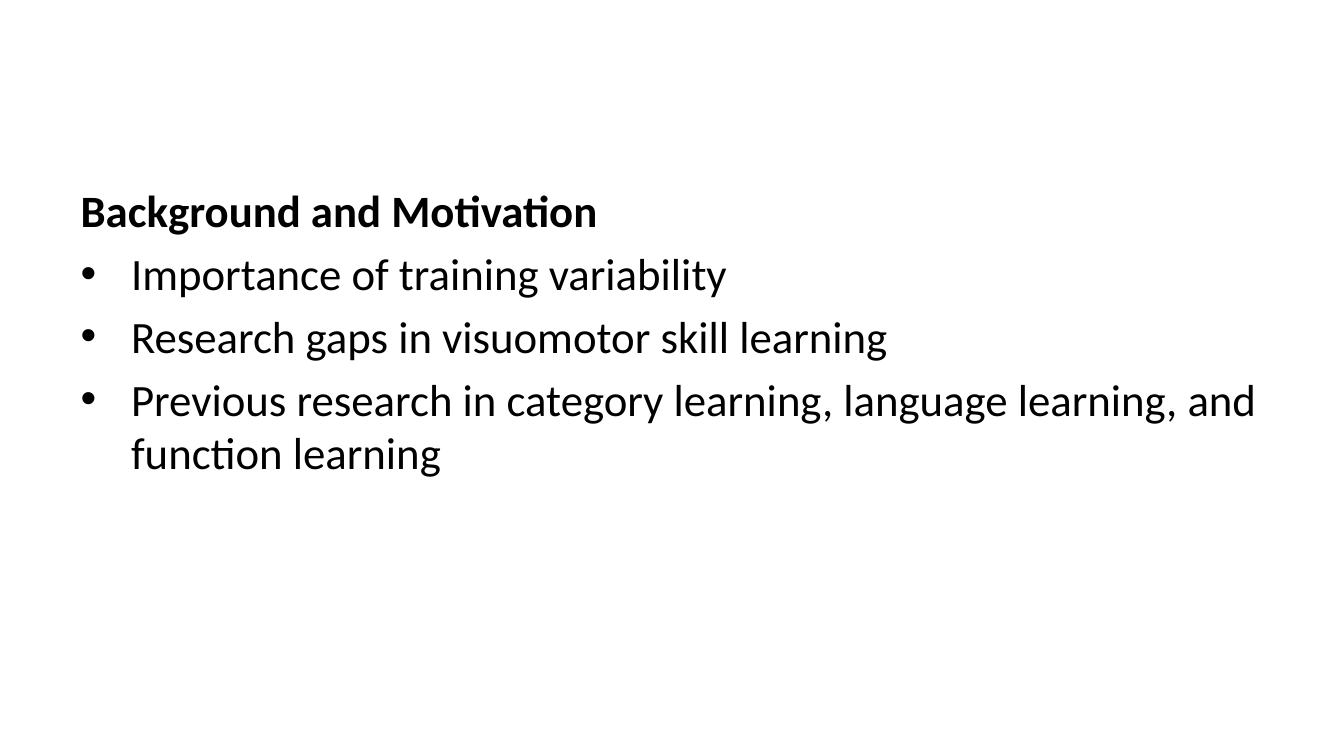
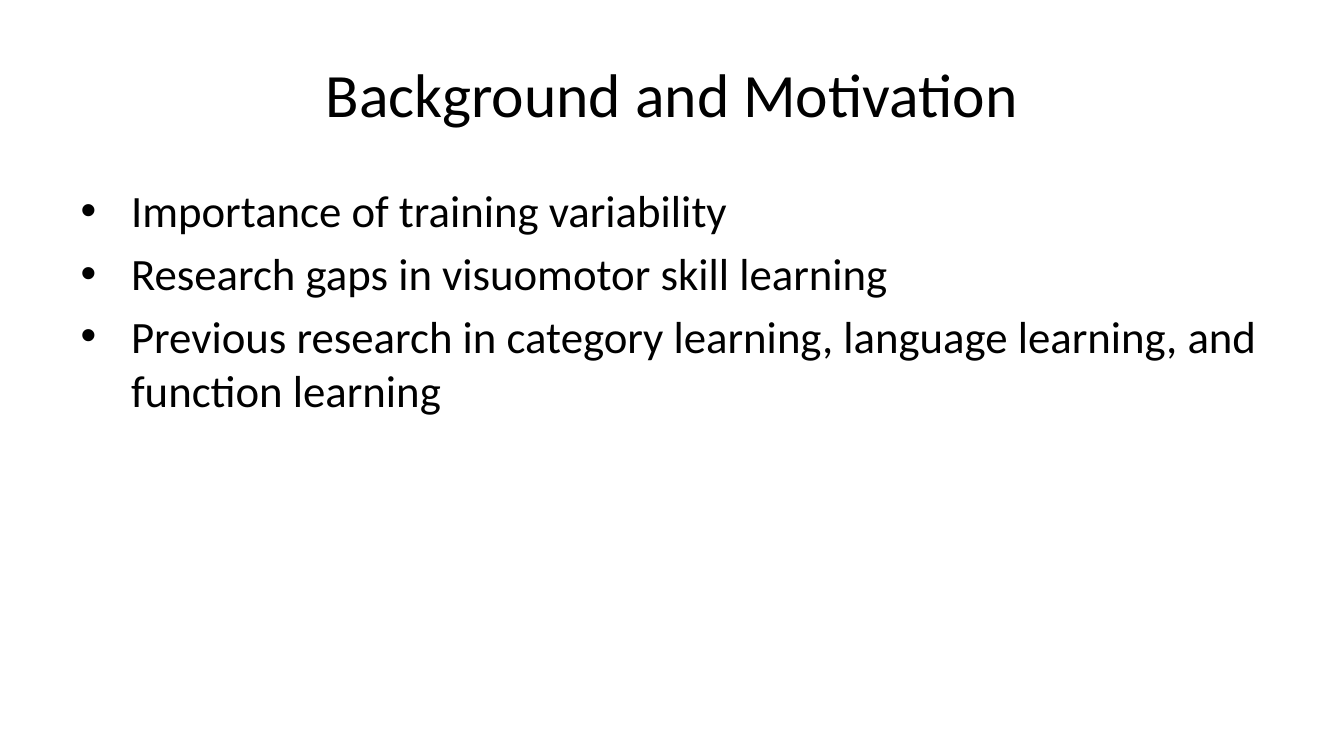
Before and after one commit to tegorman13/Dissertation, a slide deck: slide 3 of docs/Presentation/slides.pptx. Drawn at 1344x756 pixels with LibreOffice and Linux fonts; fonts in the diff are those of the drawing. Boxes give left, top, right and bottom in pixels: in the first picture for what was removed or moved away, otherwise in the second. Text is boxed around its words. In the diff, an @@ line names an element or a change of style, - is before the commit and + after.

```diff
--- a/docs/Presentation/slides.pptx
+++ b/docs/Presentation/slides.pptx
@@ title added at (326,74,1017,128), 33 pt, text #000000 @@
+Background and Motivation
@@ text at (81,195,597,235): paragraph removed @@
-Background and Motivation
```
Also in this commit, not shown: 13 other slides changed, 1 slide added, 1 slide removed, 7 other files.
